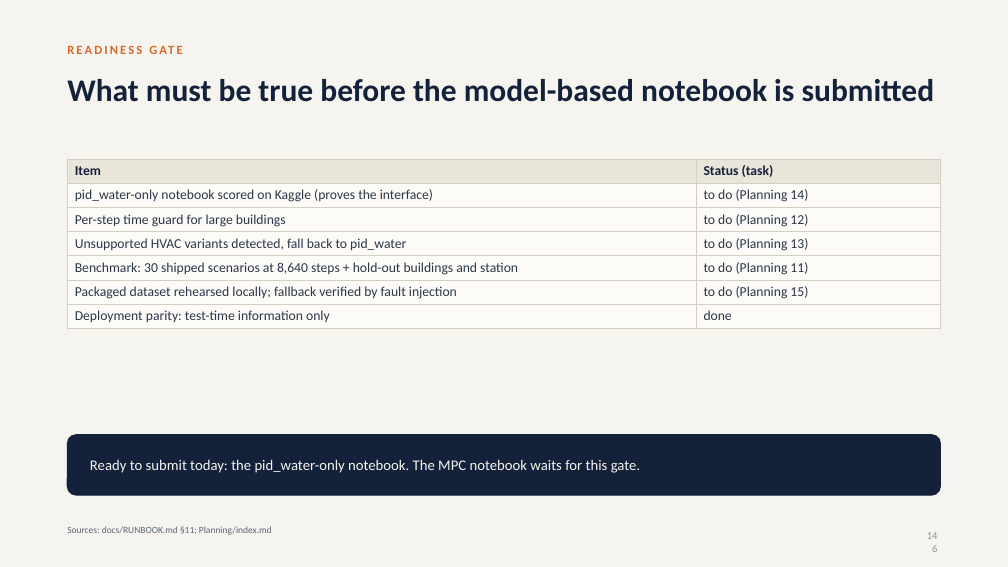
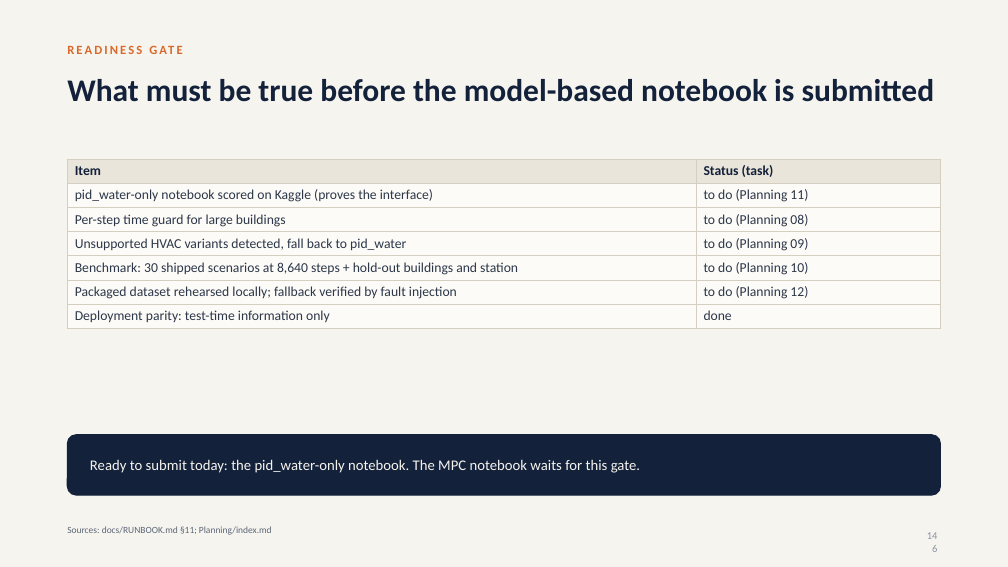
Before and after one commit to srivathsanb14/working-code, a slide deck: slide 146 of docs/One_Controller_for_Every_Building_meeting.pptx. Drawn at 1008x567 pixels with LibreOffice and Linux fonts; fonts in the diff are those of the drawing. Boxes give left, top, right and bottom in pixels: in the first picture for what was removed or moved away, otherwise in the second. Text is boxed around its words. In the diff, an @@ line names an element or a change of style, - is before the commit and + after.

```diff
--- a/docs/One_Controller_for_Every_Building_meeting.pptx
+++ b/docs/One_Controller_for_Every_Building_meeting.pptx
@@ table at [67, 159, 941, 327] @@
-row 2, column 2: to do (Planning 14)
+row 2, column 2: to do (Planning 11)
-row 3, column 2: to do (Planning 12)
+row 3, column 2: to do (Planning 08)
-row 4, column 2: to do (Planning 13)
+row 4, column 2: to do (Planning 09)
-row 5, column 2: to do (Planning 11)
+row 5, column 2: to do (Planning 10)
-row 6, column 2: to do (Planning 15)
+row 6, column 2: to do (Planning 12)
```
Also in this commit, not shown: 4 other slides changed, 47 other files.
